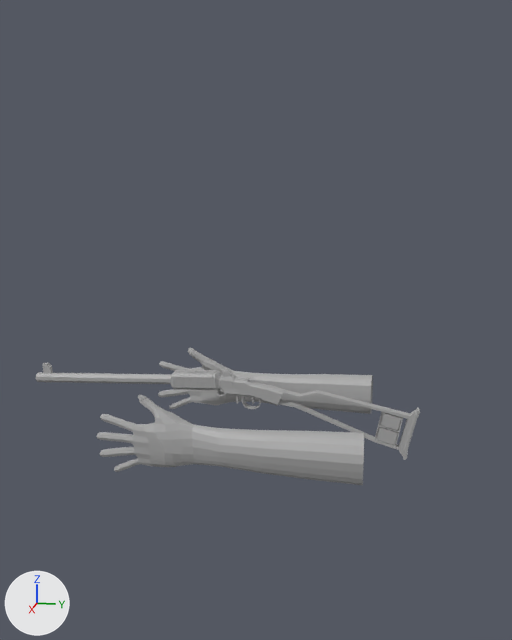
Two versions of the FBX model Assets/Imports/Player/shotgunHands.fbx, one commit apart.
One viewpoint serves both versions: a camera (50 mm lens) standing at (1.354, 0.294, 0.531) and looking at (0.023, 0.027, 0.198). The lights are fixed; the arrows at lower left show +X, +Y and +Z. The first picture is the older version. Where no turn or scale is listed for an object, it has been applied to the vertices.
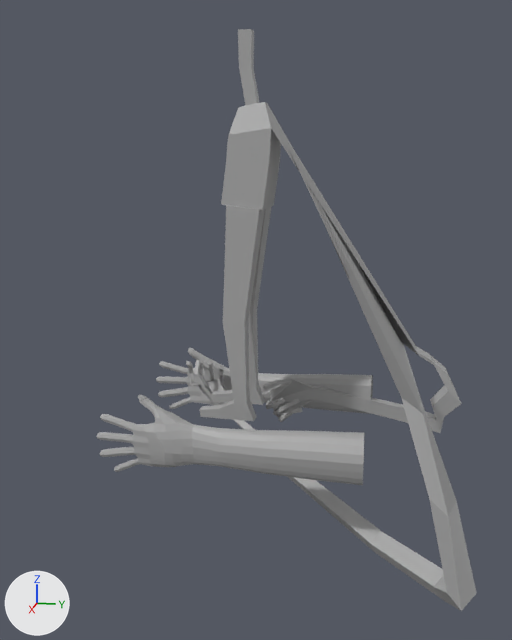
Patch to the scene script:
```diff
--- a/Assets/Imports/Player/shotgunHands.fbx.py
+++ b/Assets/Imports/Player/shotgunHands.fbx.py
@@ me_mesh_001_1 @@
+me_mesh_001_1.from_pydata(...)  # 604 vertices, 600 faces; spans x -0.197..0.252, y -0.156..0.454, z -0.25..0.735
+me_mesh_001_1.materials.append(mat_standardsurface1)  # grey #aaaaaa
@@ ob_pcube1 @@
-ob_pcube1 = bpy.data.objects.new('pCube1', me_mesh_001)
-ob_pcube1.location = (-0.097, 0.004, 0.003)
@@ ob_skincage @@
+ob_skincage = bpy.data.objects.new('skinCage', me_mesh_001_1)
+ob_skincage.location = (0.0, 0.0, 0.0)
```

Boxes [x1, y1, x2, y2] around the edits, measured in the pictures (512 x 640 px):
'skinCage', added: after [186, 29, 476, 611]
'pCube1', deleted: before [36, 363, 420, 460]
